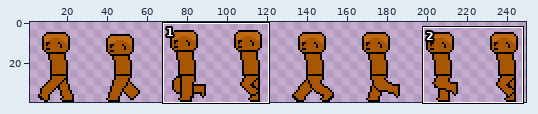
A pixel-art file gets an edit: Aseprite/Left-walk-template-M.aseprite. The picture above shows the old version from afar; the outline marks the close-up.
Close-up. Before the commit:
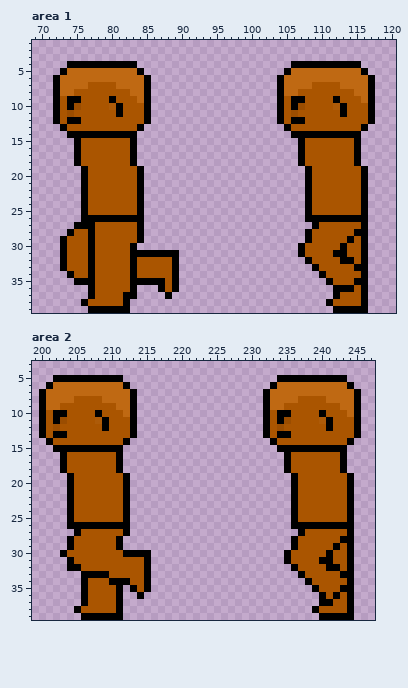
256x40 pixels, 1 frame. Shown: area 1: x 69..120, y 1..39; area 2: x 199..247, y 3..39. The wide view leaves out empty margins. The commit also changed other parts of the picture, which this record leaves out.
The result:
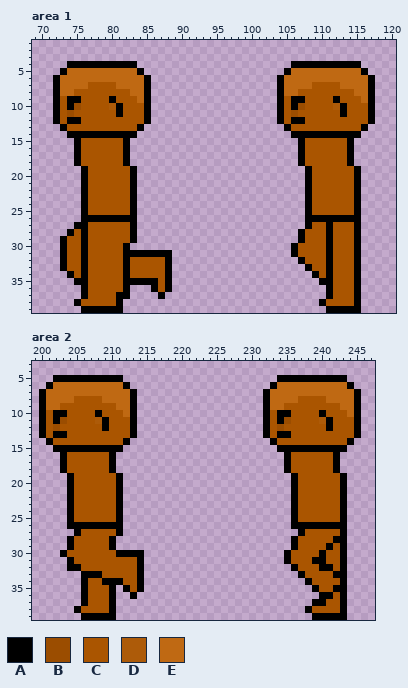
Palette (. is transparent): A #000000  B #9b4d00  C #aa5500  D #ad5b09  E #bf6913
The edit:
Changed rows in their new state; - is an unchanged pixel.
Area 1:
first column x 75:
15 -------A.------------------------------A.-
16 -------A.------------------------------A.-
17 -------A.------------------------------A.-
18 -------A.------------------------------A.-
19 --------A.------------------------------A.
20 --------A.------------------------------A.
21 --------A.------------------------------A.
22 --------A.------------------------------A.
23 --------A.------------------------------A.
24 --------A.------------------------------A.
25 --------A.------------------------------A.
26 ---------.-------------------------------.
27 --C-----A.-----------------------AC-A---A.
28 -AC-----A.----------------------AC--A----.
29 -AC-----A.----------------------AC--A--CA.
30 -AC----A.----------------------AC---A-C-A.
31 -AC----A------.----------------AC---ACC-A.
32 -AC----AC----A.-----------------AC--A-CCA.
33 -AC----AC----A.------------------AC-A----.
34 -AC----AC----A.-------------------ACA---A.
35 --C----A----CA.--------------------A-----.
36 -AC----A.--ACA.---------------------ACCCA.
37 -AC---A-.---A.----------------------AC--A.
38 AC----A.---------------------------AC---A.
39 -A-----.----------------------------A----.
Area 2:
first column x 209:
16 -A.------------------------------A.-
17 -A.------------------------------A.-
18 -A.------------------------------A.-
19 --A.------------------------------A.
20 --A.------------------------------A.
21 --A.------------------------------A.
22 --A.------------------------------A.
23 --A.------------------------------A.
24 --A.------------------------------A.
25 --A.------------------------------A.
26 ---.-------------------------------.
27 --A.------------------------------A.
28 -A.------------------------------A-.
29 -A.-----------------------------ACA.
30 --A---.------------------------AC-A.
31 -----A.-----------------------A-C-A.
32 -----A.------------------------A-CA.
33 C----A.--------------------------A-.
34 A--C-A.---------------------------A.
35 -A.ACA.--------------------------A-.
36 -A.-A.--------------------------ACA.
37 -A.---------------------------A-C-A.
38 -A.--------------------------AC---A.
39 --.---------------------------A----.
Pixel boxes of the changes (left, top, right, bottom) in both close-ups:
changed: (116, 138, 179, 313)
changed: (291, 138, 368, 313)
changed: (74, 222, 95, 313)
changed: (102, 452, 151, 620)
changed: (305, 452, 354, 620)
